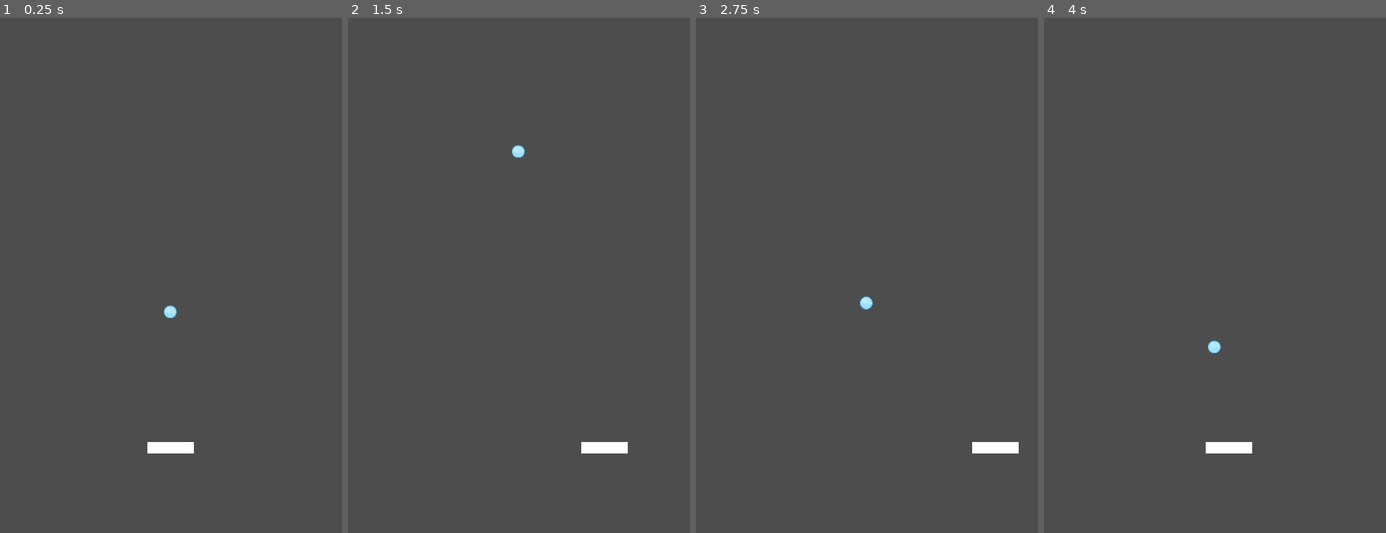
Above: before the commit, frames 1-4 (left to right).
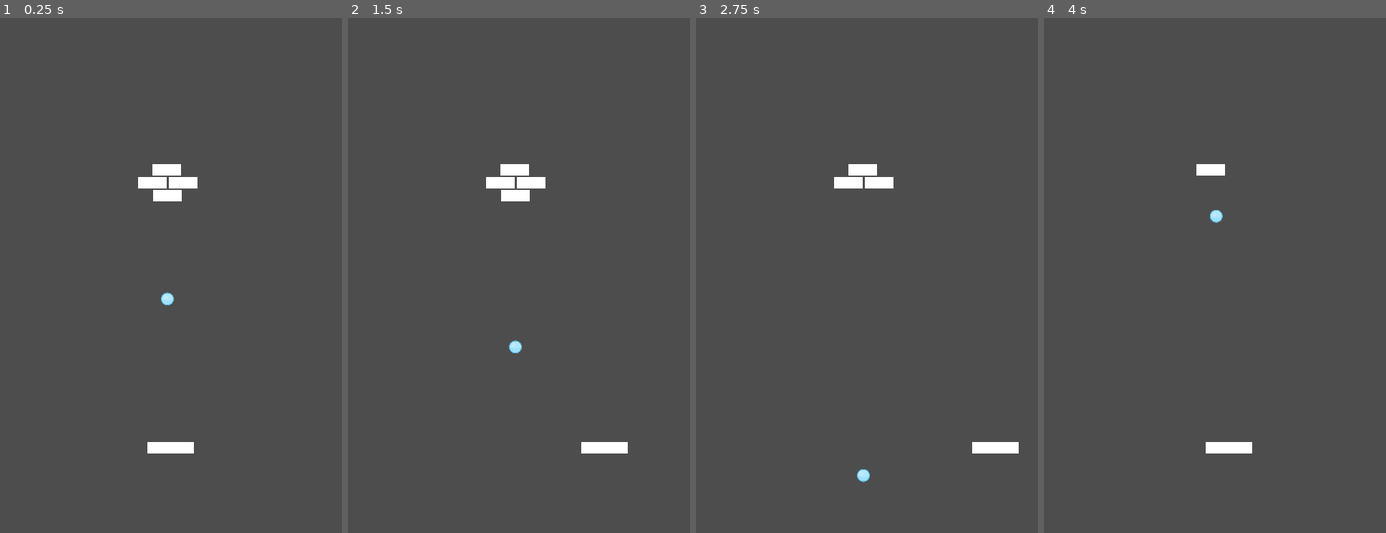
Above: after the commit, the same moments.

Repository: dan-cook/block-breaker
Game: Godot game, scene res://main.tscn
The game is run twice, just before and just after one commit, with the same random seed, the same clock (stepped at 60 frames per second) and the same inputs.
Inputs:
- Up to frame 1 (0.25 s): no input
- Up to frame 2 (1.5 s): hold Right (right) 0.53-1.28 s; hold Left (left) from 1.28 s (still down)
- Up to frame 3 (2.75 s): release Left (left) at 2.03 s; hold Right (right) from 2.03 s (still down)
- Up to frame 4 (4 s): release Right (right) at 3.53 s; hold Left (left) from 3.53 s (still down)

The runs differ from the first frame. In frame 1, 0.9% of the frame differs, in the area x 40-58%, y 28-59%; in frame 2, 0.9%; in frame 3, 0.7%; in frame 4, 0.3%.

Commit message:
Small group of blocks

Diff:
--- /dev/null
+++ b/Block.gd
@@ -0,0 +1,15 @@
+extends StaticBody2D
+
+
+# Called when the node enters the scene tree for the first time.
+func _ready():
+	pass
+
+# Called every frame. 'delta' is the elapsed time since the previous frame.
+func _process(delta):
+	pass
+
+
+func _on_area_2d_body_exited(body):
+	print('exit')
+	call_deferred("free")
--- /dev/null
+++ b/Brick.gd
@@ -0,0 +1,15 @@
+extends StaticBody2D
+
+
+# Called when the node enters the scene tree for the first time.
+func _ready():
+	pass
+
+# Called every frame. 'delta' is the elapsed time since the previous frame.
+func _process(delta):
+	pass
+
+
+func _on_area_2d_body_exited(body):
+	print('exit')
+	call_deferred("free")
--- a/main.tscn
+++ b/main.tscn
@@ -1,8 +1,9 @@
-[gd_scene load_steps=9 format=3 uid="uid://kmvvequph74a"]
+[gd_scene load_steps=12 format=3 uid="uid://brnmq4um0bj83"]
 
 [ext_resource type="Script" path="res://Player.gd" id="1_7eb3l"]
 [ext_resource type="Script" path="res://Ball.gd" id="2_elun0"]
 [ext_resource type="Texture2D" uid="uid://b5ndxwtyfurop" path="res://assets/ballBlue_10.png" id="2_wgbgq"]
+[ext_resource type="Script" path="res://Block.gd" id="4_6c04b"]
 
 [sub_resource type="RectangleShape2D" id="RectangleShape2D_offl5"]
 size = Vector2(64, 16)
@@ -17,6 +18,12 @@
 
 [sub_resource type="RectangleShape2D" id="RectangleShape2D_eb52v"]
 size = Vector2(720, 45)
+
+[sub_resource type="RectangleShape2D" id="RectangleShape2D_v062e"]
+size = Vector2(40, 16)
+
+[sub_resource type="RectangleShape2D" id="RectangleShape2D_0v1r5"]
+size = Vector2(42, 18)
 
 [node name="Main" type="Node2D"]
 position = Vector2(0, 8)
@@ -36,7 +43,7 @@
 metadata/_edit_use_anchors_ = true
 
 [node name="Ball" type="RigidBody2D" parent="."]
-position = Vector2(240, 288)
+position = Vector2(236, 270)
 physics_material_override = SubResource("PhysicsMaterial_dpo6s")
 gravity_scale = 0.0
 script = ExtResource("2_elun0")
@@ -51,10 +58,10 @@
 [node name="Walls" type="Node" parent="."]
 
 [node name="Wall" type="StaticBody2D" parent="Walls"]
-position = Vector2(240, 248)
+position = Vector2(240, 8)
 
 [node name="CollisionShape2D" type="CollisionShape2D" parent="Walls/Wall"]
-position = Vector2(0, -256)
+position = Vector2(-1, 0)
 shape = SubResource("RectangleShape2D_13m7r")
 
 [node name="Wall2" type="StaticBody2D" parent="Walls"]
@@ -79,3 +86,98 @@
 position = Vector2(472, -272)
 rotation = 1.5708
 shape = SubResource("RectangleShape2D_eb52v")
+
+[node name="Blocks" type="Node" parent="."]
+
+[node name="Block" type="StaticBody2D" parent="Blocks"]
+position = Vector2(0, 8)
+script = ExtResource("4_6c04b")
+
+[node name="ColorRect" type="ColorRect" parent="Blocks/Block"]
+offset_left = 216.0
+offset_top = 232.0
+offset_right = 256.0
+offset_bottom = 248.0
+metadata/_edit_use_anchors_ = true
+
+[node name="CollisionShape2D" type="CollisionShape2D" parent="Blocks/Block"]
+position = Vector2(236, 240)
+shape = SubResource("RectangleShape2D_v062e")
+
+[node name="Area2D" type="Area2D" parent="Blocks/Block"]
+position = Vector2(231, 242)
+
+[node name="CollisionShape2D" type="CollisionShape2D" parent="Blocks/Block/Area2D"]
+position = Vector2(5, -2)
+shape = SubResource("RectangleShape2D_0v1r5")
+
+[node name="Block2" type="StaticBody2D" parent="Blocks"]
+position = Vector2(-1, -28)
+script = ExtResource("4_6c04b")
+
+[node name="ColorRect" type="ColorRect" parent="Blocks/Block2"]
+offset_left = 216.0
+offset_top = 232.0
+offset_right = 256.0
+offset_bottom = 248.0
+metadata/_edit_use_anchors_ = true
+
+[node name="CollisionShape2D" type="CollisionShape2D" parent="Blocks/Block2"]
+position = Vector2(236, 240)
+shape = SubResource("RectangleShape2D_v062e")
+
+[node name="Area2D" type="Area2D" parent="Blocks/Block2"]
+position = Vector2(231, 242)
+
+[node name="CollisionShape2D" type="CollisionShape2D" parent="Blocks/Block2/Area2D"]
+position = Vector2(5, -2)
+shape = SubResource("RectangleShape2D_0v1r5")
+
+[node name="Block3" type="StaticBody2D" parent="Blocks"]
+position = Vector2(-21, -10)
+script = ExtResource("4_6c04b")
+
+[node name="ColorRect" type="ColorRect" parent="Blocks/Block3"]
+offset_left = 216.0
+offset_top = 232.0
+offset_right = 256.0
+offset_bottom = 248.0
+metadata/_edit_use_anchors_ = true
+
+[node name="CollisionShape2D" type="CollisionShape2D" parent="Blocks/Block3"]
+position = Vector2(236, 240)
+shape = SubResource("RectangleShape2D_v062e")
+
+[node name="Area2D" type="Area2D" parent="Blocks/Block3"]
+position = Vector2(231, 242)
+
+[node name="CollisionShape2D" type="CollisionShape2D" parent="Blocks/Block3/Area2D"]
+position = Vector2(5, -2)
+shape = SubResource("RectangleShape2D_0v1r5")
+
+[node name="Block4" type="StaticBody2D" parent="Blocks"]
+position = Vector2(22, -10)
+script = ExtResource("4_6c04b")
+
+[node name="ColorRect" type="ColorRect" parent="Blocks/Block4"]
+offset_left = 216.0
+offset_top = 232.0
+offset_right = 256.0
+offset_bottom = 248.0
+metadata/_edit_use_anchors_ = true
+
+[node name="CollisionShape2D" type="CollisionShape2D" parent="Blocks/Block4"]
+position = Vector2(236, 240)
+shape = SubResource("RectangleShape2D_v062e")
+
+[node name="Area2D" type="Area2D" parent="Blocks/Block4"]
+position = Vector2(231, 242)
+
+[node name="CollisionShape2D" type="CollisionShape2D" parent="Blocks/Block4/Area2D"]
+position = Vector2(5, -2)
+shape = SubResource("RectangleShape2D_0v1r5")
+
+[connection signal="body_exited" from="Blocks/Block/Area2D" to="Blocks/Block" method="_on_area_2d_body_exited"]
+[connection signal="body_exited" from="Blocks/Block2/Area2D" to="Blocks/Block2" method="_on_area_2d_body_exited"]
+[connection signal="body_exited" from="Blocks/Block3/Area2D" to="Blocks/Block3" method="_on_area_2d_body_exited"]
+[connection signal="body_exited" from="Blocks/Block4/Area2D" to="Blocks/Block4" method="_on_area_2d_body_exited"]
